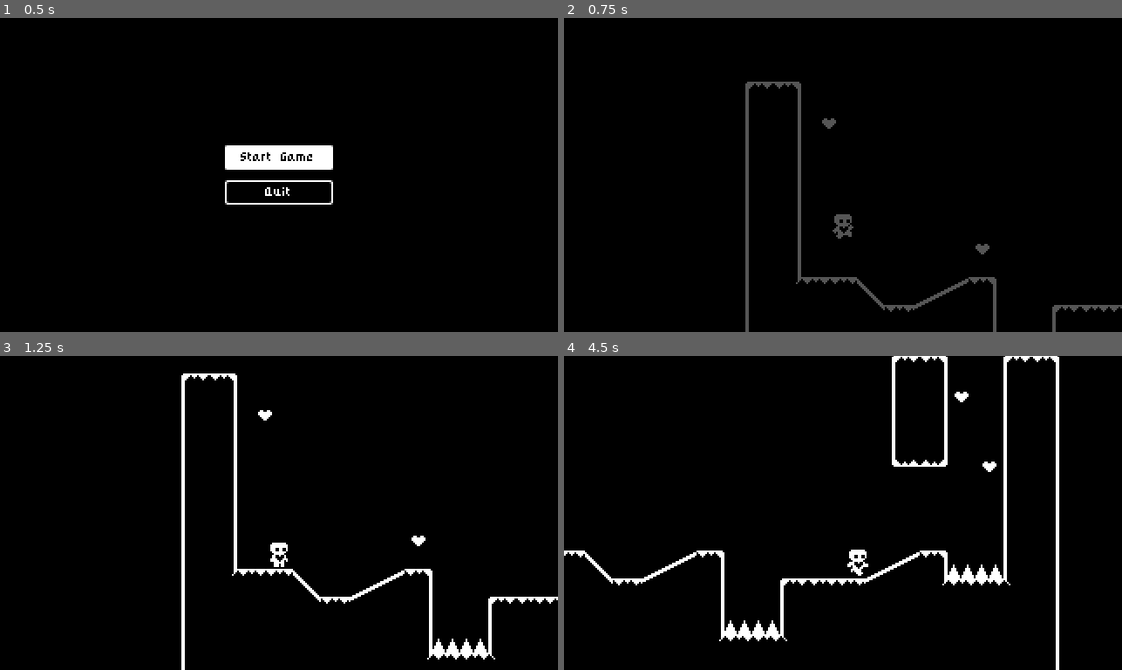
Above: before the commit, frames 1-4 (two rows, left to right).
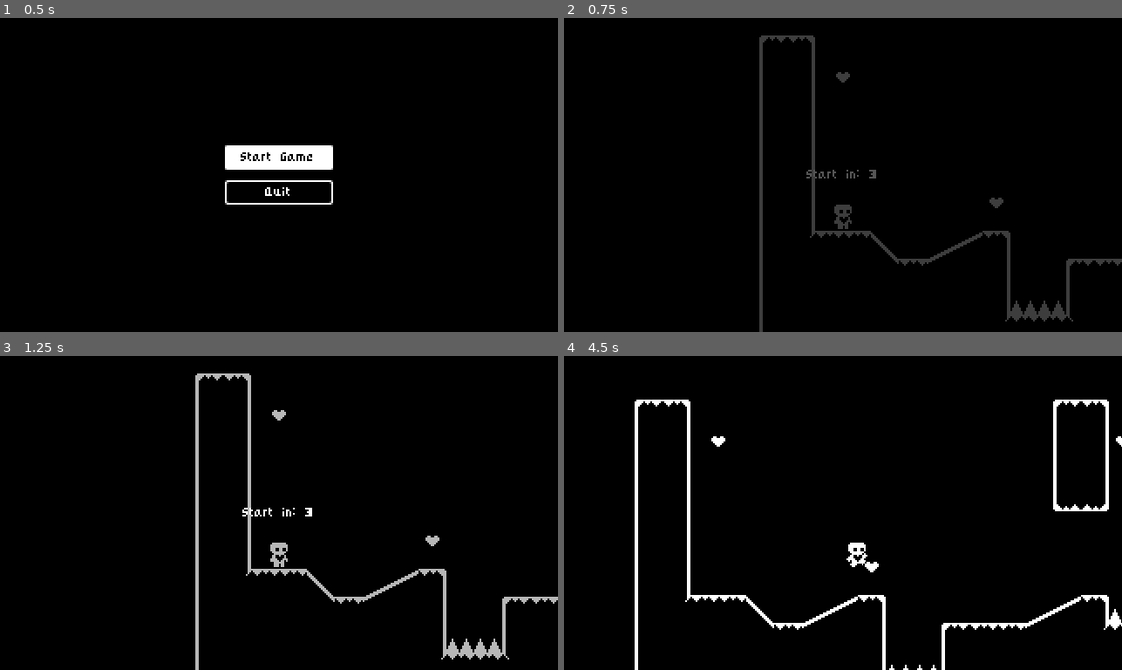
Above: after the commit, the same moments.

Repository: JamesIry/heart-platformer-godot4
Game: Godot game, scene res://start_menu.tscn
Two runs of this game, one before a commit and one after it. Both use one fixed random seed, a clock stepped at 60 frames per second and the inputs below.
Inputs:
- Up to frame 1 (0.5 s): no input
- Up to frame 2 (0.75 s): click "Start Game" at 0.5 s
- Up to frame 3 (1.25 s): no input
- Up to frame 4 (4.5 s): hold Up (jump) 1.28-2.03 s; hold D (move_right) 1.28-2.78 s; tap Up (jump) at 2.1, 2.27, 2.57, 3.6, 3.77, 4.07 s; hold A (move_left) 2.78-3.53 s; hold Up (jump) 2.78-3.53 s; hold D (move_right) from 3.53 s (still down); hold Up (jump) from 4.28 s (still down)

Frame 1 is identical in both runs. In frame 2, 4.5% of the frame differs, in the area x 32-100%, y 5-100%; in frame 3, 4.6%; in frame 4, 6.8%, in the area x 0-100%, y 0-100%.

Commit message:
Videio 13:   Countdown Timer to start

Diff:
--- a/level_one.tscn
+++ b/level_one.tscn
@@ -10,7 +10,7 @@
 next_level = ExtResource("2_fx6qe")
 
 [node name="Player" parent="." index="0"]
-position = Vector2(40, 80)
+position = Vector2(32, 112)
 
 [node name="Spikes" parent="." index="3" instance=ExtResource("2_dnic5")]
 position = Vector2(128, 160)
--- a/player.gd
+++ b/player.gd
@@ -25,7 +25,6 @@
 	handle_acceleration(input_axis, delta)
 	apply_friction(input_axis, delta)
 
-	update_animations(input_axis)
 
 	var was_on_floor = is_on_floor()
 	var was_on_wall = is_on_wall_only()
@@ -40,6 +39,7 @@
 	if just_left_wall:
 		wall_jump_timer.start()
 
+	update_animations(input_axis)
 
 func apply_gravity(delta: float):
 	if not is_on_floor():
@@ -57,7 +57,7 @@
 			air_jump = true
 
 		if is_on_floor() or coyote_jump_timer.time_left > 0:
-			if Input.is_action_just_pressed("jump"):
+			if Input.is_action_pressed("jump"):
 				velocity.y = movement_data.jump_velocity
 		else:
 			if velocity.y < movement_data.jump_velocity/2 and Input.is_action_just_released("jump"):
--- a/project.godot
+++ b/project.godot
@@ -13,6 +13,7 @@
 config/name="HeartPlatformer"
 run/main_scene="res://start_menu.tscn"
 config/features=PackedStringArray("4.1", "GL Compatibility")
+run/max_fps=60
 config/icon="res://icon.svg"
 
 [autoload]
--- a/world.gd
+++ b/world.gd
@@ -3,17 +3,34 @@
 @export var next_level: PackedScene
 
 @onready var level_completed = $CanvasLayer/LevelCompleted
+@onready var start_in = %StartIn
+@onready var start_in_label = %StartInLabel
+@onready var animation_player = $AnimationPlayer
 
 func _ready():
 	Events.level_completed.connect(show_level_completed)
+	get_tree().paused = true
+	start_in.visible = true
+	await LevelTransition.fade_from_black()
+	animation_player.play("countdown")
+	await animation_player.animation_finished
+	get_tree().paused = false
+	start_in.visible = false
+
 
 
 func show_level_completed():
 	level_completed.show()
+	get_tree().paused = true
 	await get_tree().create_timer(1.0).timeout
-	get_tree().paused = true
+
 	if not next_level is PackedScene: return
 	await LevelTransition.fade_to_black()
 	get_tree().paused = false
 	get_tree().change_scene_to_packed(next_level)
-	LevelTransition.fade_from_black()
+
+
+
+
+func _on_animation_player_animation_finished(anim_name):
+	pass # Replace with function body.
--- a/world.tscn
+++ b/world.tscn
@@ -1,9 +1,46 @@
-[gd_scene load_steps=5 format=3 uid="uid://clwdauh75e15b"]
+[gd_scene load_steps=8 format=3 uid="uid://clwdauh75e15b"]
 
 [ext_resource type="Script" path="res://world.gd" id="1_5qt1r"]
 [ext_resource type="PackedScene" uid="uid://cnb5f842rvw8e" path="res://player.tscn" id="2_sd0su"]
 [ext_resource type="PackedScene" uid="uid://228dws4axogq" path="res://level_completed.tscn" id="5_n8cs3"]
 [ext_resource type="PackedScene" uid="uid://b2wcu67s5jjby" path="res://level_tile_map.tscn" id="6_l8sj4"]
+
+[sub_resource type="Animation" id="Animation_f701g"]
+resource_name = "countdown"
+length = 3.0
+tracks/0/type = "value"
+tracks/0/imported = false
+tracks/0/enabled = true
+tracks/0/path = NodePath("CanvasLayer/StartIn/CenterContainer/StartInLabel:text")
+tracks/0/interp = 1
+tracks/0/loop_wrap = true
+tracks/0/keys = {
+"times": PackedFloat32Array(0, 1, 2),
+"transitions": PackedFloat32Array(1, 1, 1),
+"update": 1,
+"values": ["Start in: 3", "Start in: 2", "Start in: 1"]
+}
+
+[sub_resource type="Animation" id="Animation_epl8o"]
+length = 0.001
+tracks/0/type = "value"
+tracks/0/imported = false
+tracks/0/enabled = true
+tracks/0/path = NodePath("CanvasLayer/StartIn/CenterContainer/StartInLabel:text")
+tracks/0/interp = 1
+tracks/0/loop_wrap = true
+tracks/0/keys = {
+"times": PackedFloat32Array(0),
+"transitions": PackedFloat32Array(1),
+"update": 1,
+"values": ["Start in: 3"]
+}
+
+[sub_resource type="AnimationLibrary" id="AnimationLibrary_0v35u"]
+_data = {
+"RESET": SubResource("Animation_epl8o"),
+"countdown": SubResource("Animation_f701g")
+}
 
 [node name="World" type="Node2D"]
 script = ExtResource("1_5qt1r")
@@ -15,4 +52,33 @@
 [node name="LevelCompleted" parent="CanvasLayer" instance=ExtResource("5_n8cs3")]
 visible = false
 
+[node name="StartIn" type="ColorRect" parent="CanvasLayer"]
+unique_name_in_owner = true
+visible = false
+anchors_preset = 15
+anchor_right = 1.0
+anchor_bottom = 1.0
+grow_horizontal = 2
+grow_vertical = 2
+color = Color(0, 0, 0, 0.282353)
+
+[node name="CenterContainer" type="CenterContainer" parent="CanvasLayer/StartIn"]
+layout_mode = 1
+anchors_preset = 15
+anchor_right = 1.0
+anchor_bottom = 1.0
+grow_horizontal = 2
+grow_vertical = 2
+
+[node name="StartInLabel" type="Label" parent="CanvasLayer/StartIn/CenterContainer"]
+unique_name_in_owner = true
+layout_mode = 2
+text = "Start in: 3"
+
 [node name="LevelTileMap" parent="." instance=ExtResource("6_l8sj4")]
+
+[node name="AnimationPlayer" type="AnimationPlayer" parent="."]
+process_mode = 3
+libraries = {
+"": SubResource("AnimationLibrary_0v35u")
+}
